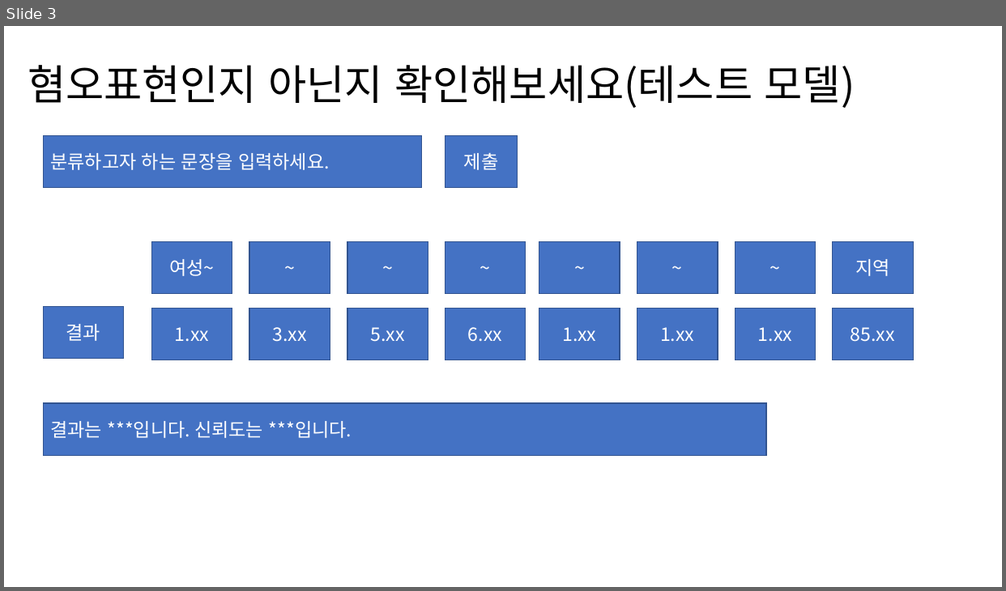
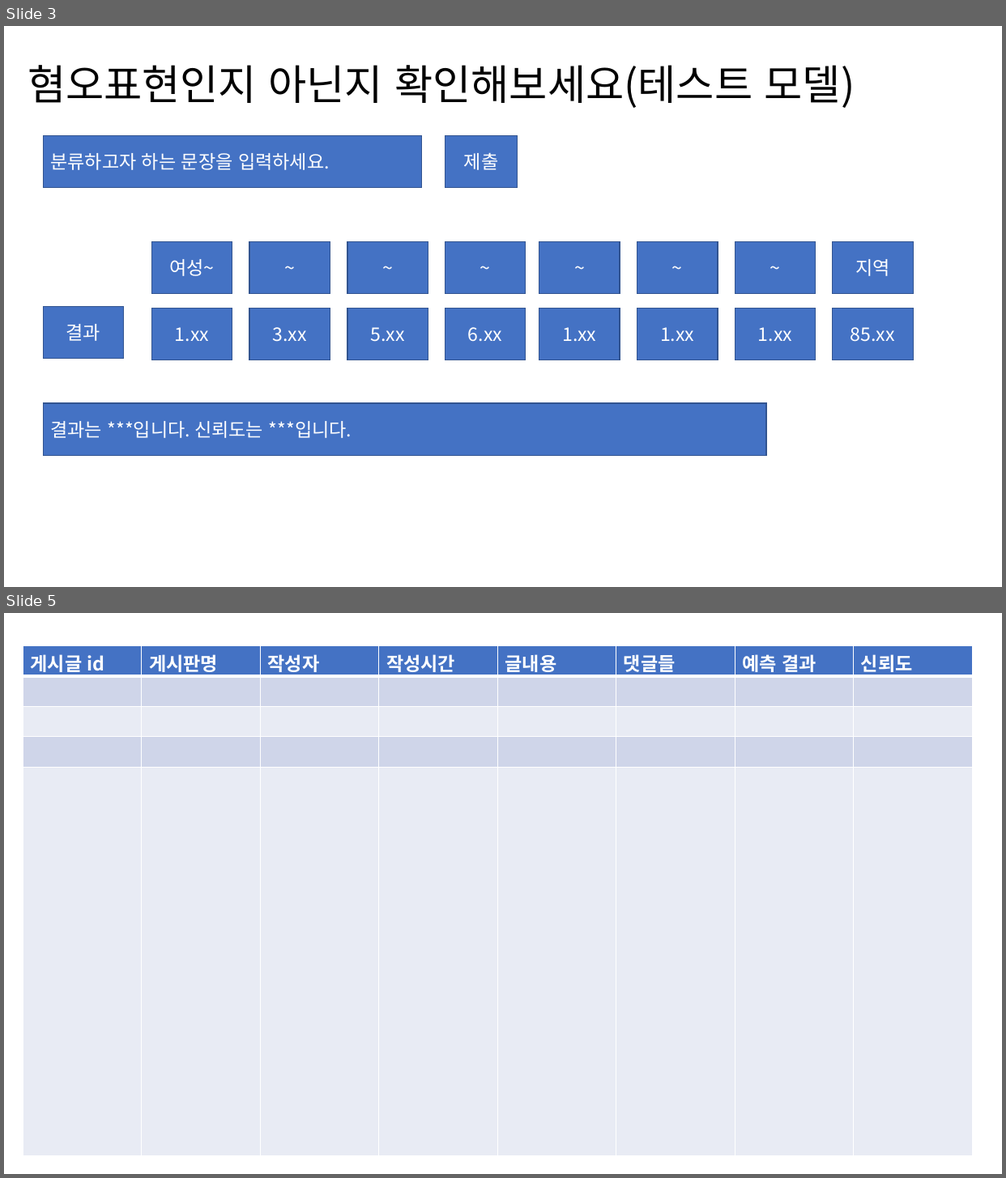
Before and after one commit to sundongkim-dev/Graduation_project, a slide deck: Documents/웹 디자인 양식.pptx. Shown one above the other, each under a label of ours: slide 3 before the commit, slides 3 and 5 after it; the slides between them are not shown. The pictures are 1006x591 and 1006x1178 pixels, drawn with LibreOffice and Linux fonts; fonts in the diff are those of the drawing. Boxes give left, top, right and bottom in pixels: in the first picture for what was removed or moved away, otherwise in the second. Text is boxed around its words. In the diff, an @@ line names an element or a change of style, - is before the commit and + after.

```diff
--- a/Documents/웹 디자인 양식.pptx
+++ b/Documents/웹 디자인 양식.pptx
@@ slide 5 added at [4, 613, 1002, 1174], background #FFFFFF @@
@@ table added at [23, 646, 975, 1157], 5 rows, 8 columns @@
+게시글 id | 게시판명 | 작성자 | 작성시간 | 글내용 | 댓글들 | 예측 결과 | 신뢰도
+ |  |  |  |  |  |  | 
+ |  |  |  |  |  |  | 
+ |  |  |  |  |  |  | 
+ |  |  |  |  |  |  | 
```
Also in this commit, not shown: 1 other slide added, 1 slide removed.
